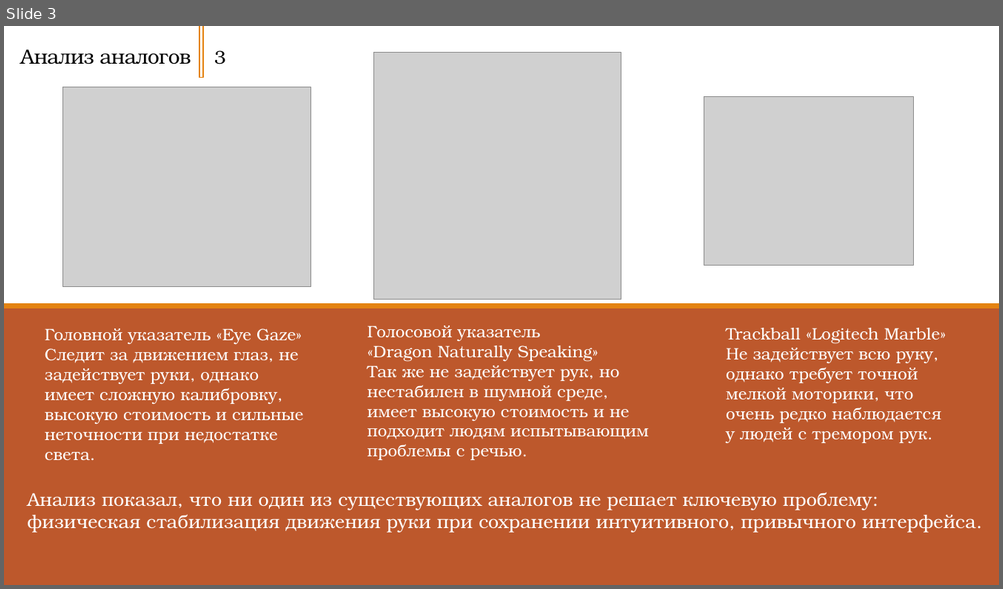
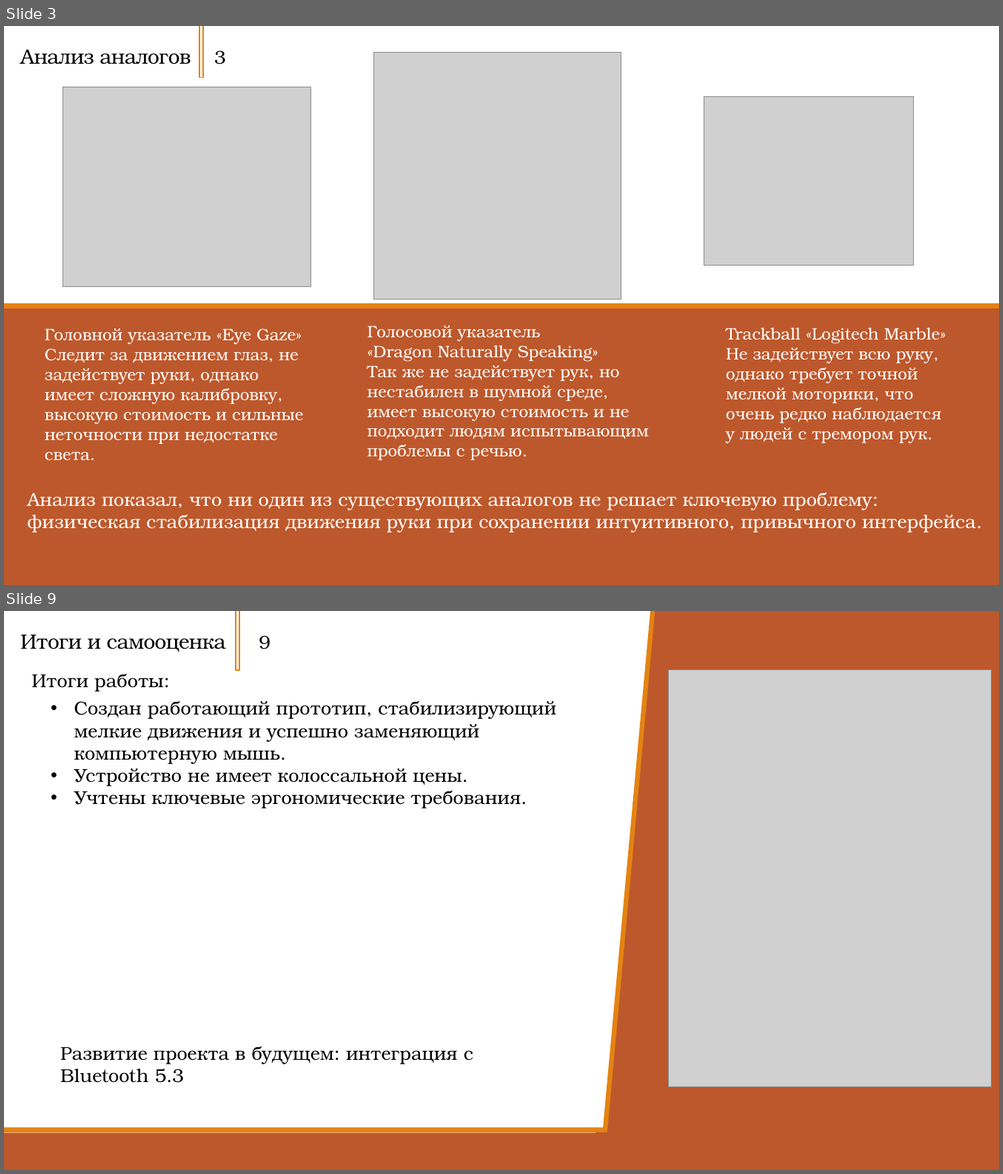
Before and after one commit to Zerocummer/Mmm-Yummers, a slide deck: Мышка для людей с ОВЗ/Документы/Презентация о манипуляторе.pptx. Shown one above the other, each under a label of ours: slide 3 before the commit, slides 3 and 9 after it; the slides between them are not shown. The pictures are 1003x589 and 1003x1174 pixels, drawn with LibreOffice and Linux fonts; fonts in the diff are those of the drawing; grey boxes stand for pictures. Boxes give left, top, right and bottom in pixels: in the first picture for what was removed or moved away, otherwise in the second. Text is boxed around its words. In the diff, an @@ line names an element or a change of style, - is before the commit and + after.

```diff
--- a/Мышка для людей с ОВЗ/Документы/Презентация о манипуляторе.pptx
+++ b/Мышка для людей с ОВЗ/Документы/Презентация о манипуляторе.pptx
@@ slide 9 added at box(4, 611, 999, 1170), background #FFFFFF @@
@@ rectangle added at box(236, 611, 240, 671), outline #E48312 1.25 pt @@
@@ rectangle added at box(598, 611, 999, 1170), fill #BD582C, outline #E48312 4.5 pt @@
@@ title added at box(20, 635, 226, 652), 20 pt, text #000000 @@
+Итоги и самооценка
@@ text added at box(259, 635, 270, 649), 18 pt, text #000000 @@
+9
@@ text added at box(31, 673, 164, 692), 18 pt, text #000000 @@
+Итоги работы:
@@ picture added at box(669, 670, 992, 1087) @@
@@ text added at box(74, 701, 556, 809), 18 pt, text #000000 @@
+• Создан работающий прототип, стабилизирующий мелкие движения и успешно заменяющий компьютерную мышь.
+• Устройство не имеет колоссальной цены.
+• Учтены ключевые эргономические требования.
@@ rectangle added at box(96, 749, 921, 759), fill #FFFFFF @@
@@ text added at box(60, 1046, 473, 1083), 18 pt, text #000000 @@
+Развитие проекта в будущем: интеграция c Bluetooth 5.3
@@ rectangle added at box(4, 1133, 999, 1170), fill #BD582C @@
@@ rectangle added at box(4, 1128, 999, 1133), fill #E48312 @@
@@ rectangle added at box(597, 1134, 674, 1170), fill #BD582C, outline #BD582C 1.25 pt @@
```
Also in this commit, not shown: 2 slides changed, 3 other slides added, 1 slide removed, 1 other file.
